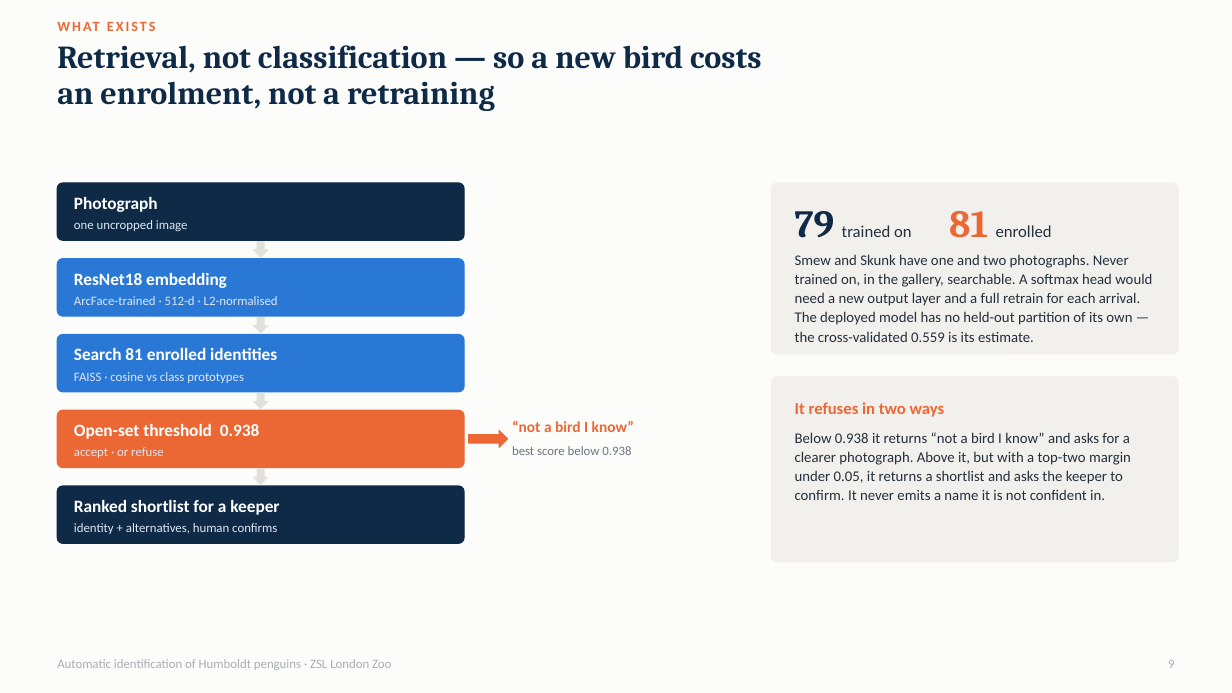
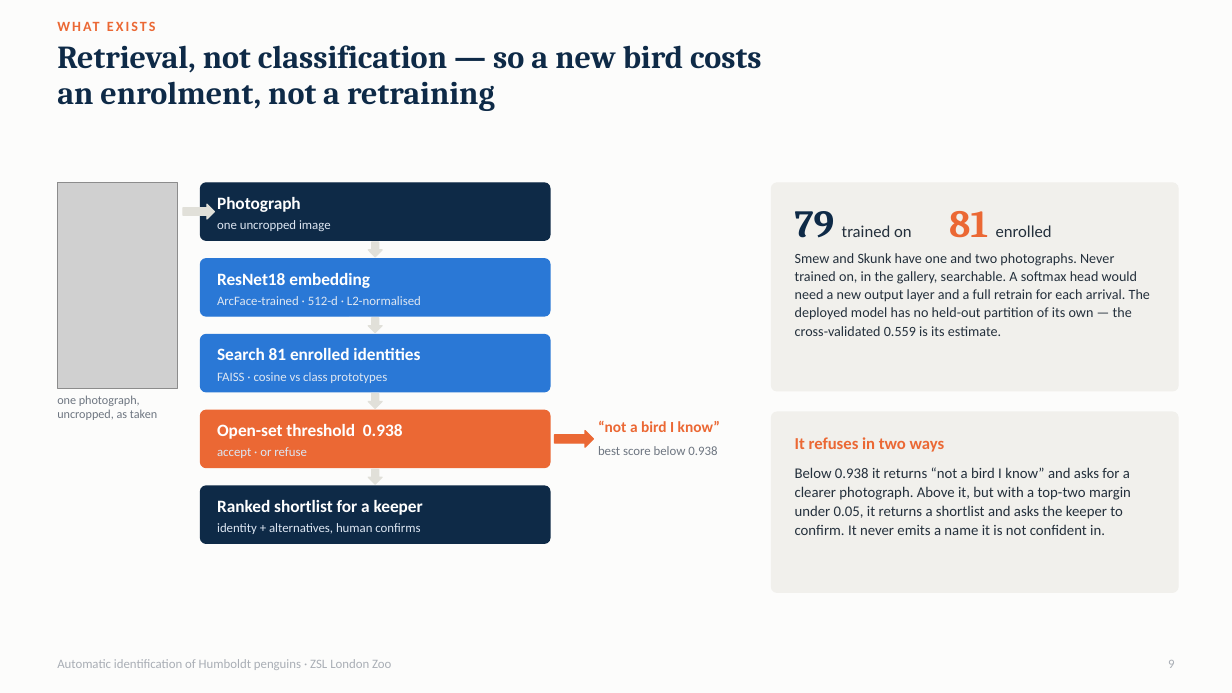
Before and after one commit to aoaoguo2003/pgs, a slide deck: slide 9 of presentation/final_presentation.pptx. Drawn at 1232x693 pixels with LibreOffice and Linux fonts; fonts in the diff are those of the drawing; grey boxes stand for pictures. Boxes give left, top, right and bottom in pixels: in the first picture for what was removed or moved away, otherwise in the second. Text is boxed around its words. In the diff, an @@ line names an element or a change of style, - is before the commit and + after.

```diff
--- a/presentation/final_presentation.pptx
+++ b/presentation/final_presentation.pptx
@@ picture added at [57,183,177,388] @@
@@ right arrow added at [183,204,214,219], fill #E1E0D9, outline #E1E0D9 1 pt @@
@@ rounded rectangle: place and size @@
-rounded rectangle at [57,183,464,240]
+rounded rectangle at [201,183,550,240]
@@ text "Photograph": place and size @@
-text "Photograph" at [74,197,158,212]
+text "Photograph" at [217,197,301,212]
@@ rounded rectangle: place and size @@
-rounded rectangle at [772,183,1178,354]
+rounded rectangle at [772,183,1178,391]
@@ rounded rectangle at [772,183,1178,391]: proportions changed @@
@@ text "one uncropped image": place and size @@
-text "one uncropped image" at [74,220,188,231]
+text "one uncropped image" at [217,220,331,231]
@@ rounded rectangle: place and size @@
-rounded rectangle at [57,259,464,316]
+rounded rectangle at [201,259,550,316]
@@ text "ResNet18 embedding": place and size @@
-text "ResNet18 embedding" at [74,273,227,288]
+text "ResNet18 embedding" at [217,273,370,288]
@@ text "Smew and Skunk have one ..." at [795,253,1150,336]: size 11.5 to 11 pt @@
@@ text "ArcFace-trained · 512-d · L2-normalised": place and size @@
-text "ArcFace-trained · 512-d · L2-normalised" at [74,296,278,305]
+text "ArcFace-trained · 512-d · L2-normalised" at [217,296,421,305]
@@ rounded rectangle: place and size @@
-rounded rectangle at [57,335,464,392]
+rounded rectangle at [201,335,550,392]
@@ text "Search 81 enrolled identities": place and size @@
-text "Search 81 enrolled identities" at [74,348,277,360]
+text "Search 81 enrolled identities" at [217,348,420,360]
@@ text "FAISS · cosine vs class ...": place and size @@
-text "FAISS · cosine vs class ..." at [74,372,244,383]
+text "FAISS · cosine vs class ..." at [217,372,387,383]
@@ text added at [57,395,157,420], 9.5 pt, text #6E7681 @@
+one photograph,
+uncropped, as taken
@@ rounded rectangle: place and size @@
-rounded rectangle at [57,410,464,468]
+rounded rectangle at [201,410,550,468]
@@ text "Open-set threshold 0.938": place and size @@
-text "Open-set threshold 0.938" at [74,424,260,439]
+text "Open-set threshold 0.938" at [217,424,403,439]
@@ text "“not a bird I know”": place and size @@
-text "“not a bird I know”" at [512,421,634,432]
+text "“not a bird I know”" at [598,421,720,432]
@@ rounded rectangle at [772,412,1178,592]: proportions changed @@
@@ rounded rectangle: place and size @@
-rounded rectangle at [772,377,1178,562]
+rounded rectangle at [772,412,1178,592]
@@ text "accept · or refuse": place and size @@
-text "accept · or refuse" at [74,447,164,458]
+text "accept · or refuse" at [217,447,307,458]
@@ right arrow: place and size @@
-right arrow at [469,431,507,447]
+right arrow at [555,431,593,447]
@@ text "best score below 0.938": place and size @@
-text "best score below 0.938" at [512,446,631,455]
+text "best score below 0.938" at [598,446,717,455]
@@ text "It refuses in two ways": place and size @@
-text "It refuses in two ways" at [795,402,945,417]
+text "It refuses in two ways" at [795,437,945,452]
@@ 4 down arrows: place and size @@
-4 down arrows at [254,242,268,484]
+4 down arrows at [369,242,383,484]
@@ text "Below 0.938 it returns “not ...": place and size @@
-text "Below 0.938 it returns “not ..." at [795,432,1131,500]
+text "Below 0.938 it returns “not ..." at [795,467,1131,535]
@@ rounded rectangle: place and size @@
-rounded rectangle at [57,486,464,543]
+rounded rectangle at [201,486,550,543]
@@ text "Ranked shortlist for a keeper": place and size @@
-text "Ranked shortlist for a keeper" at [74,500,279,515]
+text "Ranked shortlist for a keeper" at [217,500,423,515]
@@ text "identity + alternatives, human confirms": place and size @@
-text "identity + alternatives, human confirms" at [74,523,277,534]
+text "identity + alternatives, human confirms" at [217,523,420,534]
```
Also in this commit, not shown: 2 other slides changed, 1 slide added, 5 other files.
